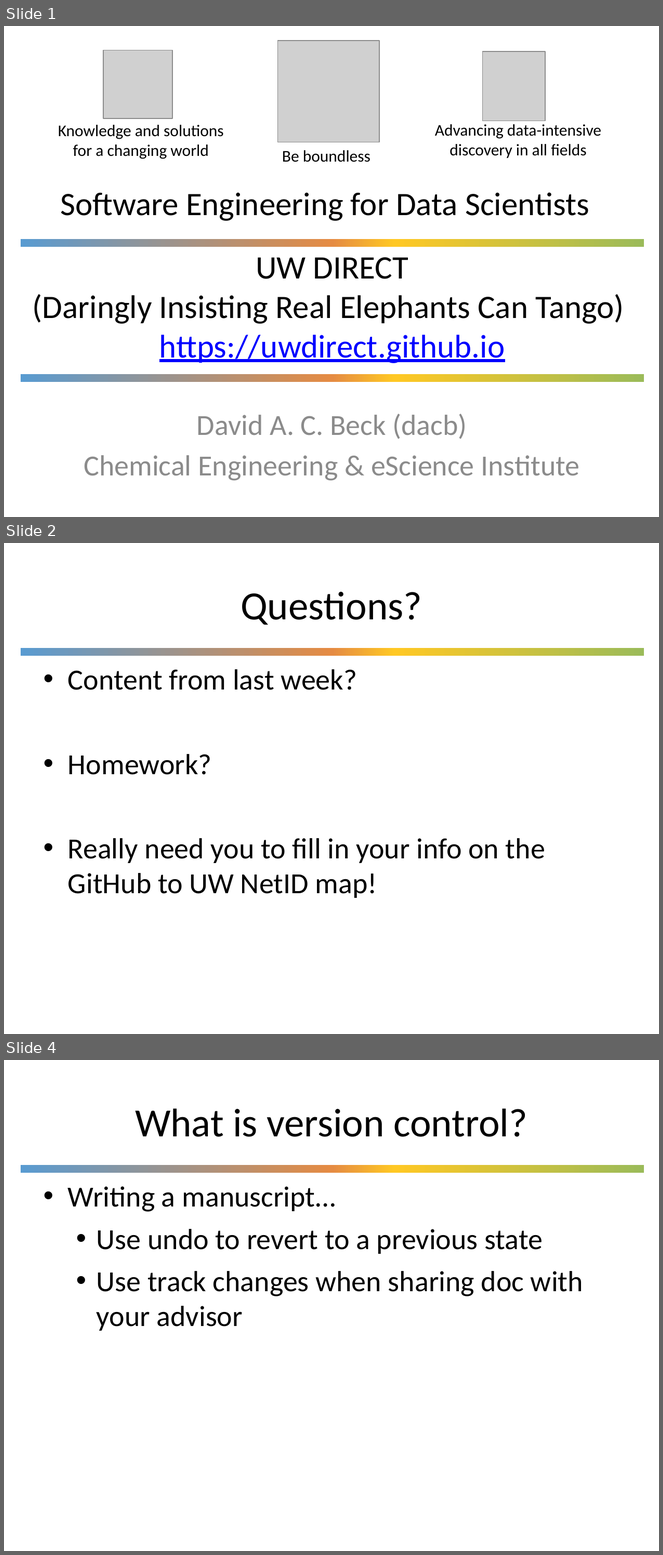
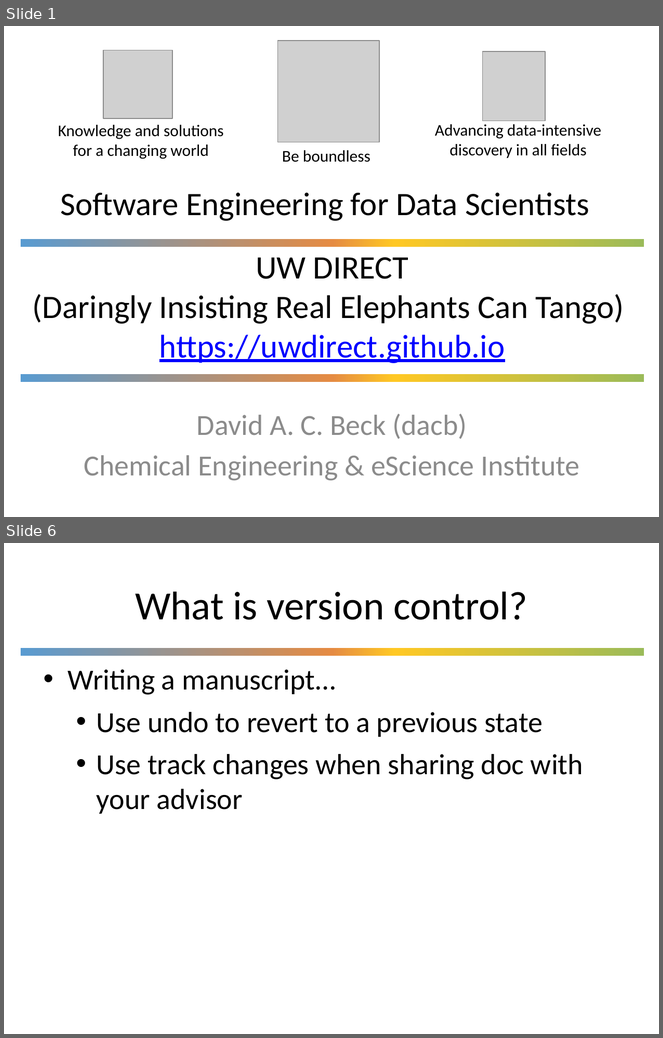
Before and after one commit to UWDIRECT/UWDIRECT.github.io, a slide deck: Wi21_content/SEDS/L3.Version_Control.pptx. Shown one above the other, each under a label of ours: slides 1, 2 and 4 before the commit, slides 1 and 6 after it; the slides between them are not shown. The pictures are 663x1555 and 663x1038 pixels, drawn with LibreOffice and Linux fonts; fonts in the diff are those of the drawing; grey boxes stand for pictures; background and template pictures are left out. Boxes give left, top, right and bottom in pixels: in the first picture for what was removed or moved away, otherwise in the second. Text is boxed around its words. In the diff, an @@ line names an element or a change of style, - is before the commit and + after.

Commit message:
added new slides for today's review content

```diff
--- a/Wi21_content/SEDS/L3.Version_Control.pptx
+++ b/Wi21_content/SEDS/L3.Version_Control.pptx
@@ slide 2 removed at box(4, 543, 659, 1034), background #FFFFFF; not listed: 1 template element that a slide beside it also shows @@
@@ title removed at box(241, 591, 422, 625) @@
-Questions?
@@ text removed at box(68, 669, 545, 898) @@
-• Content from last week?
-• Homework?
-• Really need you to fill in your info on the GitHub to UW NetID map!
@@ what was slide 4 is now slide 6 @@
```
Also in this commit, not shown: 4 slides added, 1 other slide removed.
